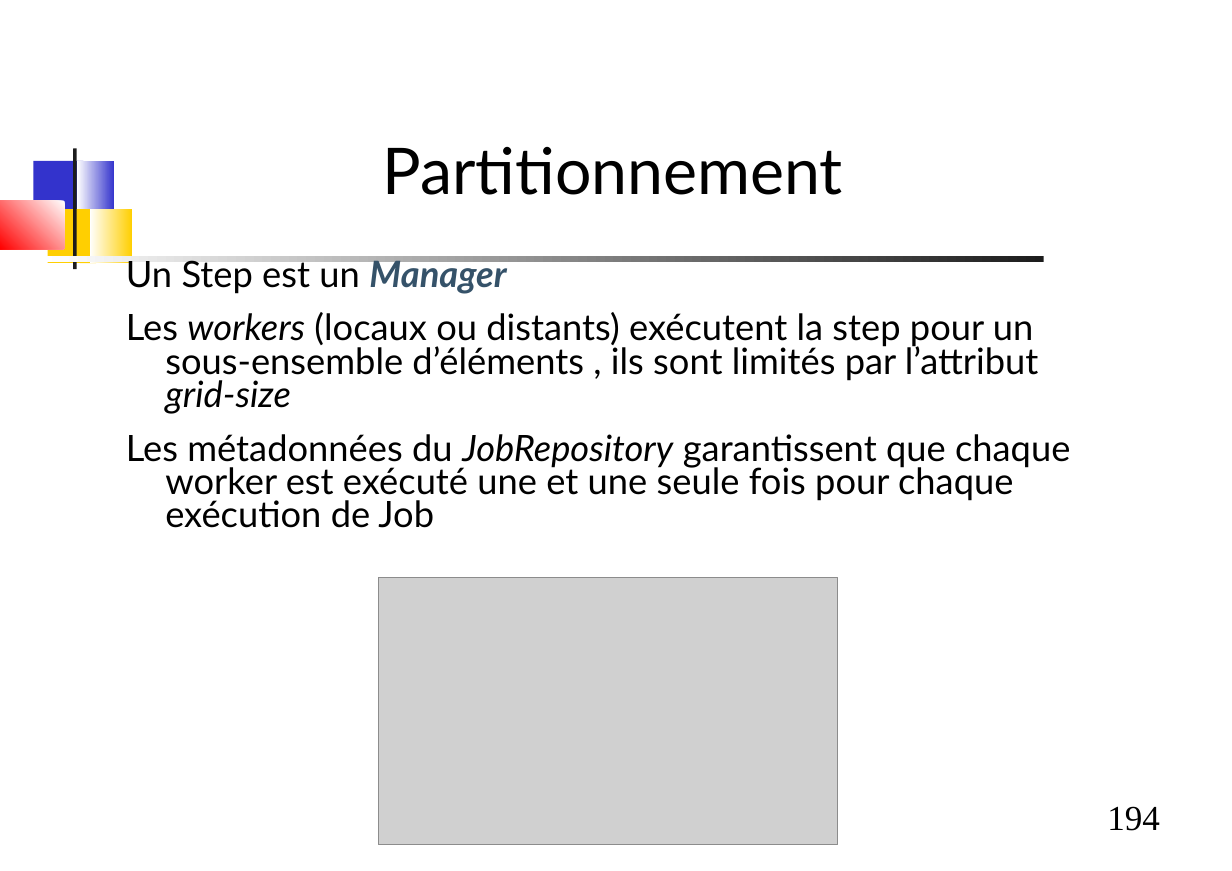
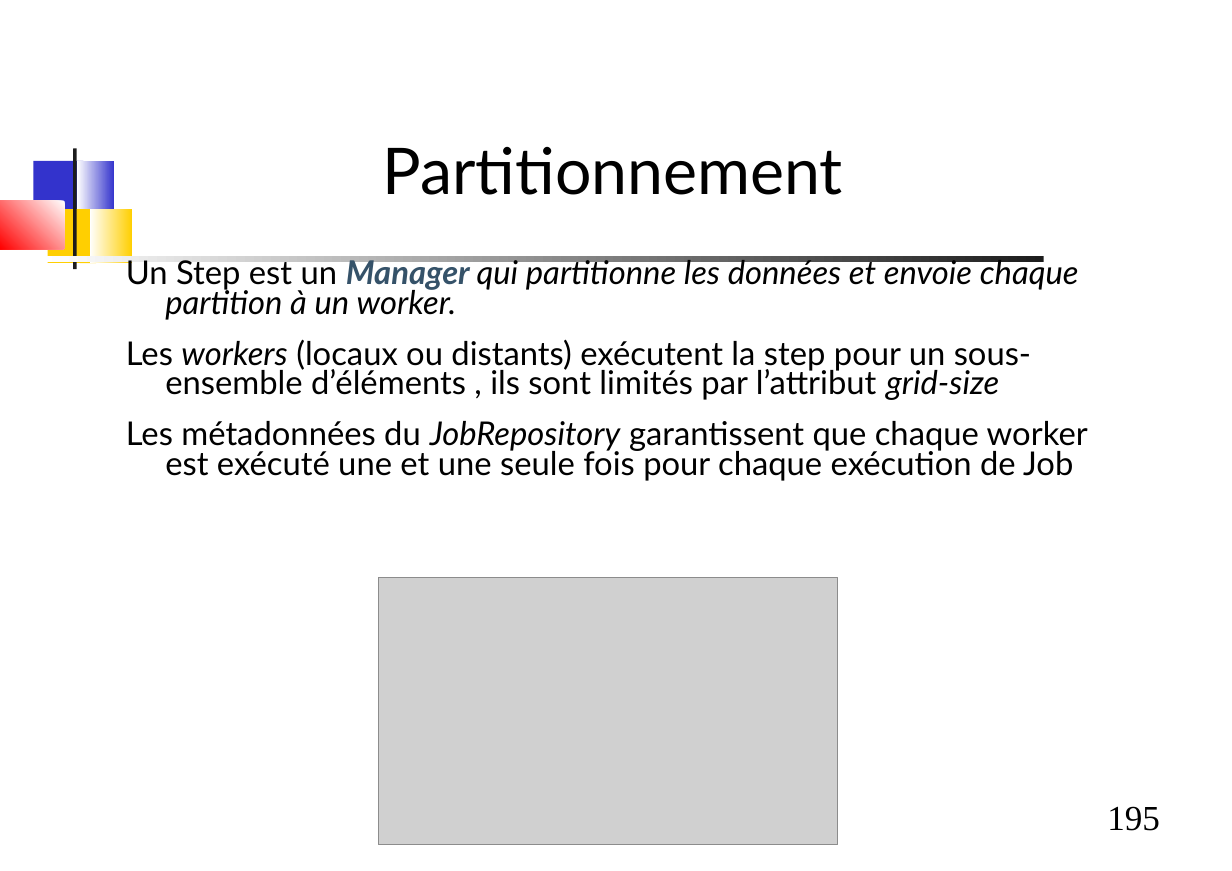
Before and after one commit to dthibau/springbatch, a slide deck: slide 195 of SpringBatch.odp (slide 194 before the commit). Drawn at 1232x871 pixels with LibreOffice and Linux fonts; fonts in the diff are those of the drawing; grey boxes stand for pictures. Boxes give left, top, right and bottom in pixels: in the first picture for what was removed or moved away, otherwise in the second. Text is boxed around its words. In the diff, an @@ line names an element or a change of style, - is before the commit and + after.

```diff
--- a/SpringBatch.odp
+++ b/SpringBatch.odp
@@ text at <box>126,255,1079,320</box>: text changed; size 24.8 to 22.4 pt; italic on @@
-Un Step est un Manager
+Un Step est un Manager qui partitionne les données et envoie chaque partition à un worker.
@@ text at <box>126,339,1088,481</box>: size 24.8 to 22.4 pt in "Les workers (locaux ou distants) exécutent la ...", "Les métadonnées du JobRepository garantissent que chaque ..." @@
@@ page number at <box>1107,806,1160,831</box>: text changed @@
-194
+195
```
Also in this commit, not shown: 21 other slides changed, 2 slides added, 4 slides removed, 9 other files.
